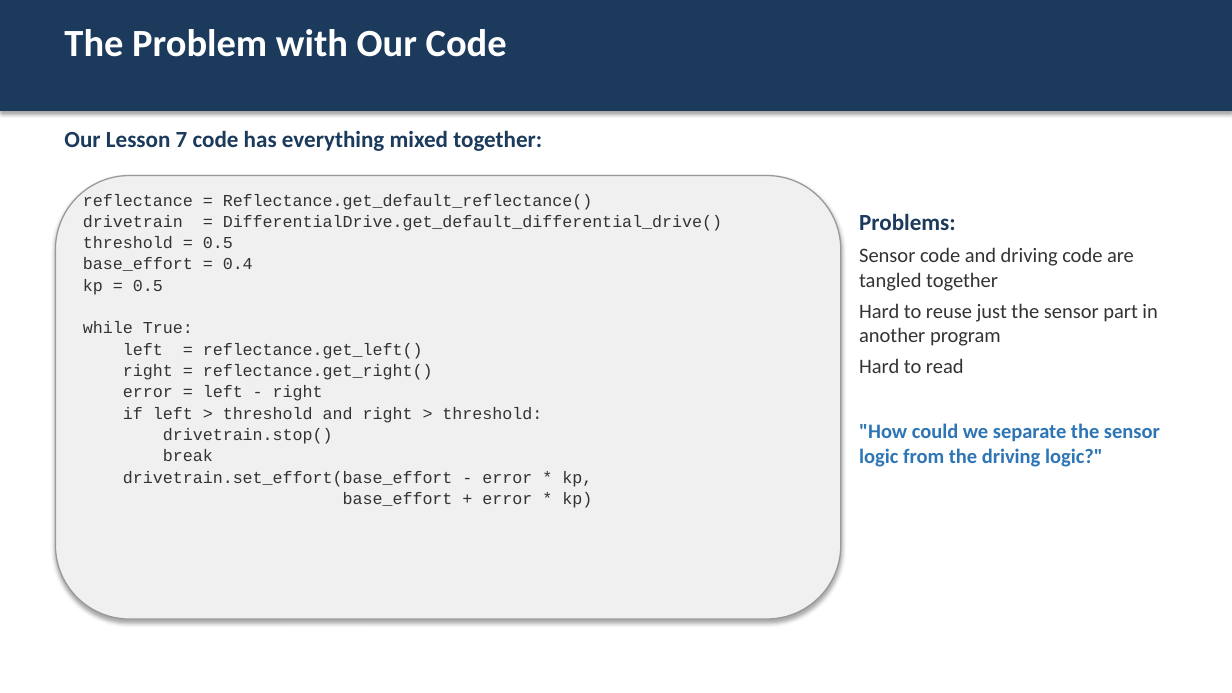
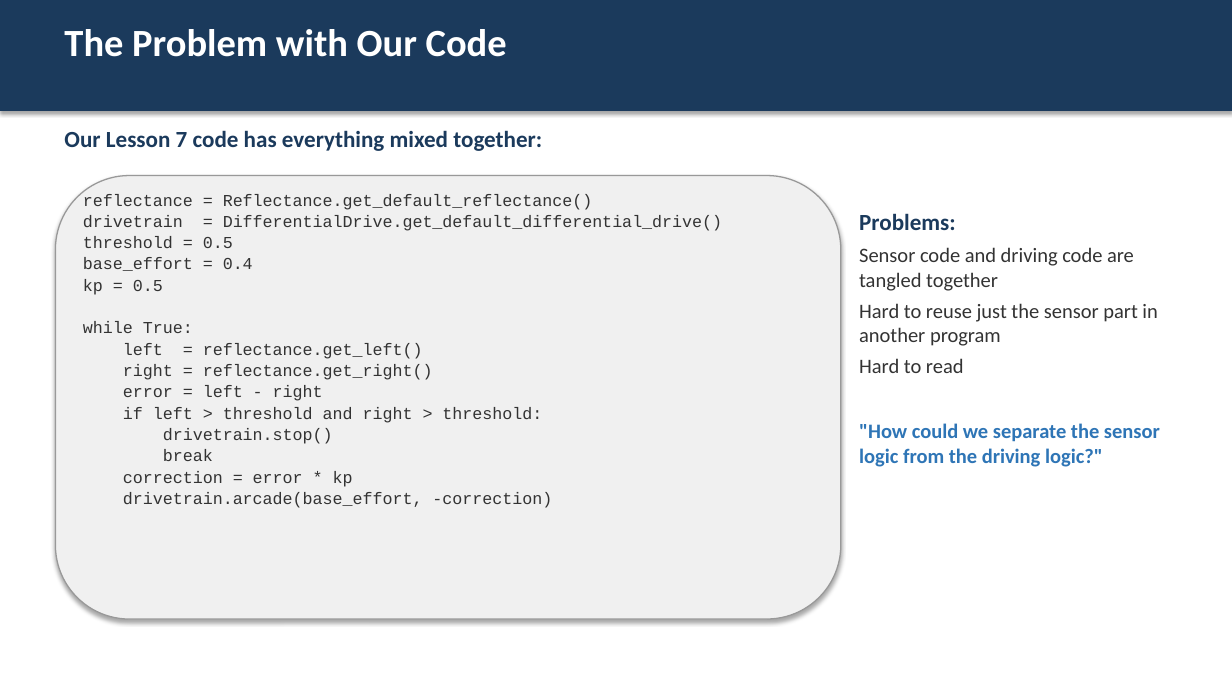
Before and after one commit to bradamiller/IntoToPython, a slide deck: slide 2 of module-02-line-tracking/slides/08-introduction-to-classes.pptx. Drawn at 1232x693 pixels with LibreOffice and Linux fonts; fonts in the diff are those of the drawing. Boxes give left, top, right and bottom in pixels: in the first picture for what was removed or moved away, otherwise in the second. Text is boxed around its words. In the diff, an @@ line names an element or a change of style, - is before the commit and + after.

Commit message:
Update to use arcade and clean ups

```diff
--- a/module-02-line-tracking/slides/08-introduction-to-classes.pptx
+++ b/module-02-line-tracking/slides/08-introduction-to-classes.pptx
@@ text at (123,471,552,508): text changed @@
-drivetrain.set_effort(base_effort - error * kp,
-base_effort + error * kp)
+correction = error * kp
+drivetrain.arcade(base_effort, -correction)
```
Also in this commit, not shown: 32 other files.
